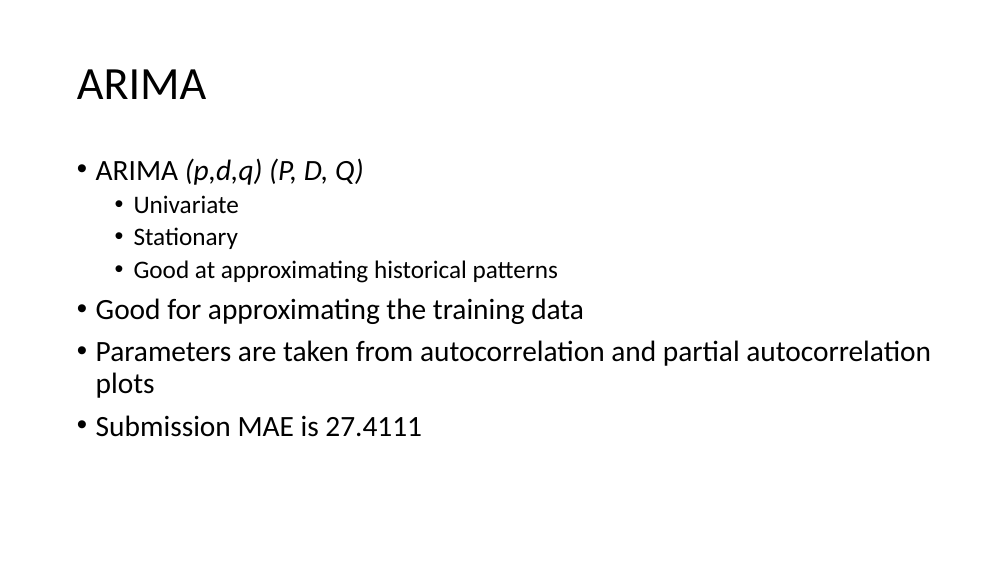
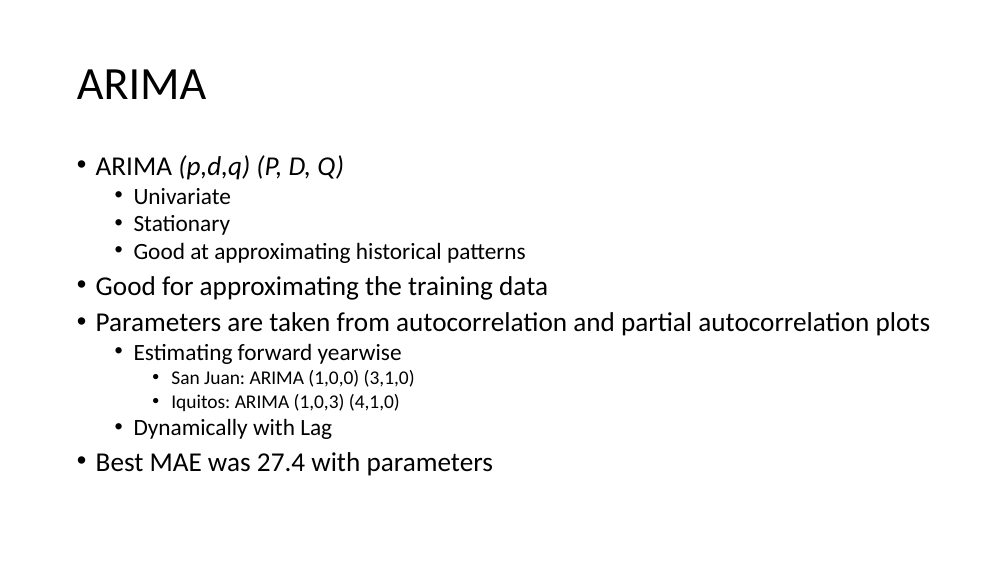
Before and after one commit to mariiader/adc_project, a slide deck: slide 13 of DengAI_PP_3.pptx (slide 12 before the commit). Drawn at 1008x567 pixels with LibreOffice and Linux fonts; fonts in the diff are those of the drawing. Boxes give left, top, right and bottom in pixels: in the first picture for what was removed or moved away, otherwise in the second. Text is boxed around its words. In the diff, an @@ line names an element or a change of style, - is before the commit and + after.

```diff
--- a/DengAI_PP_3.pptx
+++ b/DengAI_PP_3.pptx
@@ text at (96, 155, 931, 336): size 28 to 25.9 pt in "ARIMA (p,d,q) (P, D, Q)", "Good for approximating the training data", "Parameters are taken from autocorrelation and partial ..."; size 24 to 22.2 pt in "Univariate", "Stationary", "Good at approximating historical patterns"; line spacing 0.9 to 0.8 @@
@@ text at (96, 343, 493, 476): text changed; size 28 to 18.5 pt @@
-• Submission MAE is 27.4111
+  • Estimating forward yearwise
+    • San Juan: ARIMA (1,0,0) (3,1,0)
+    • Iquitos: ARIMA (1,0,3) (4,1,0)
+  • Dynamically with Lag
+• Best MAE was 27.4 with parameters
```
Also in this commit, not shown: 8 other slides changed, 4 slides added, 3 slides removed, 14 other files.
